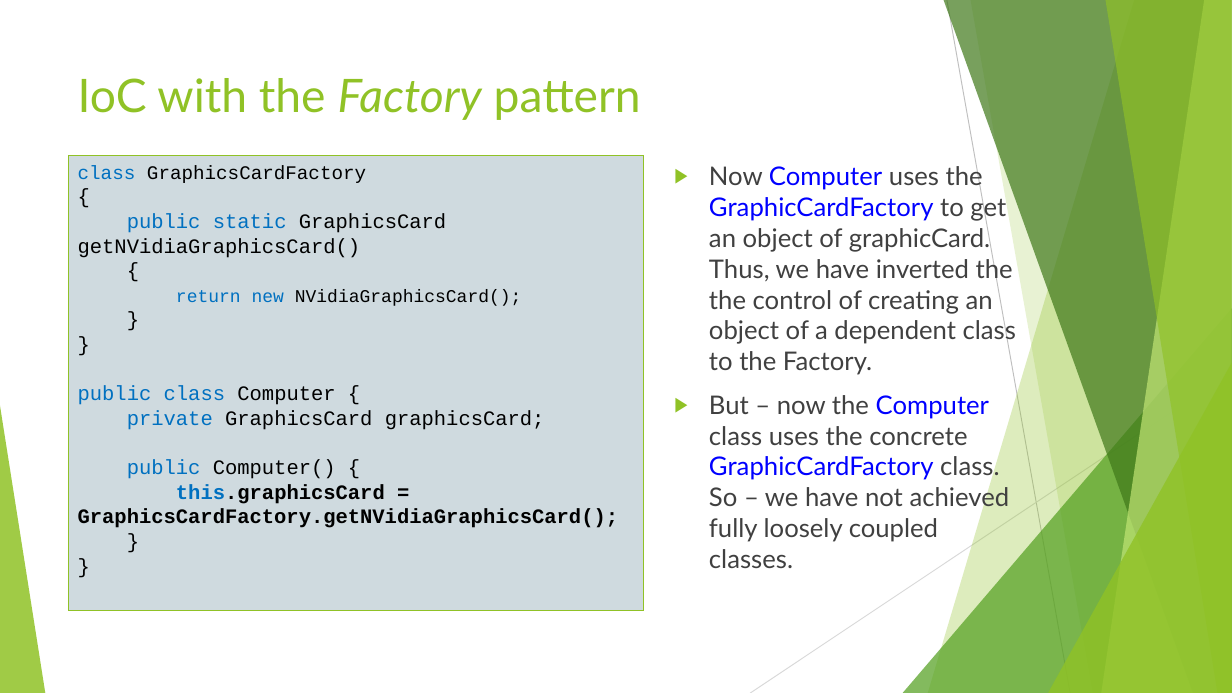
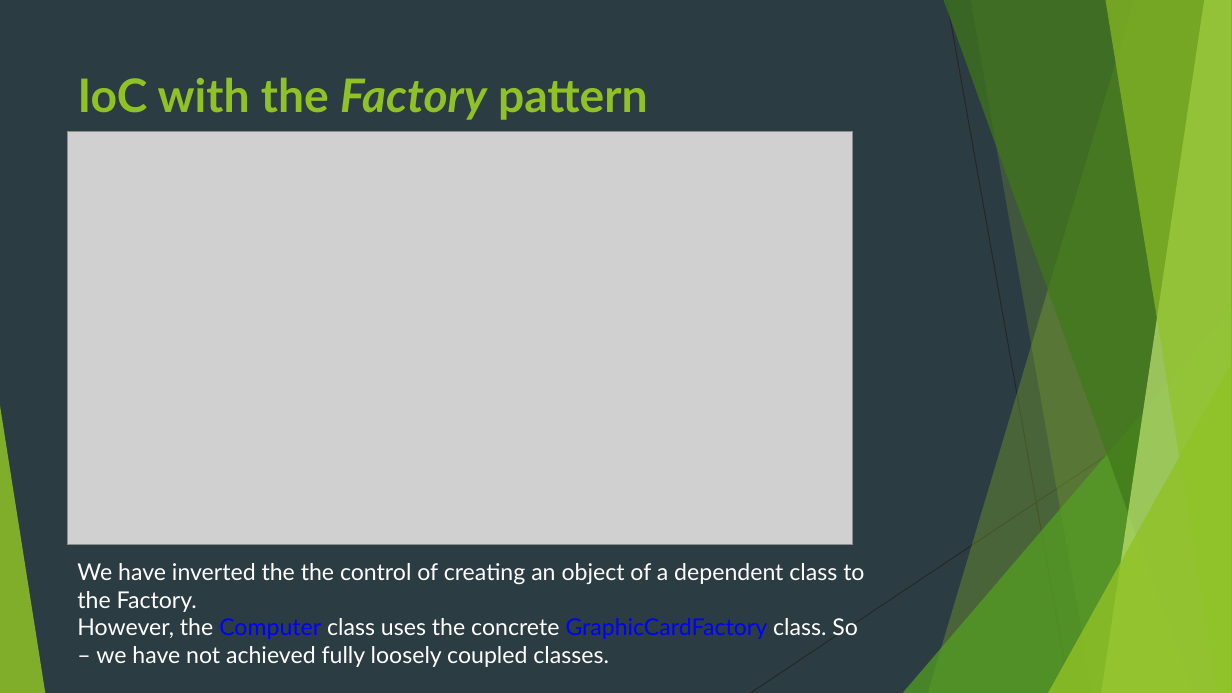
Before and after one commit to idanshal/sb-todo-app-tdp, a slide deck: slide 11 of course_data/presentations/practical_spring_boot_for_tdp.pptx (slide 12 before the commit). Drawn at 1232x693 pixels with LibreOffice and Linux fonts; fonts in the diff are those of the drawing; grey boxes stand for pictures. Boxes give left, top, right and bottom in pixels: in the first picture for what was removed or moved away, otherwise in the second. Text is boxed around its words. In the diff, an @@ line names an element or a change of style, - is before the commit and + after.

Commit message:
fix presentation

```diff
--- a/course_data/presentations/practical_spring_boot_for_tdp.pptx
+++ b/course_data/presentations/practical_spring_boot_for_tdp.pptx
@@ background #FFFFFF to #2C3C43 @@
@@ line (947, 0) - (1070, 693): stroke #BFBFBF 0.75 pt to #262626 0.75 pt @@
@@ title "IoC with the Factory pattern" at (78, 77, 648, 120): bold on @@
@@ picture added at (67, 131, 853, 544) @@
@@ text removed at (68, 155, 643, 610) @@
-class GraphicsCardFactory
-{
-public static GraphicsCard getNVidiaGraphicsCard()
-{
-return new NVidiaGraphicsCard();
-}
-}
-public class Computer {
-private GraphicsCard graphicsCard;
-public Computer() {
-this.graphicsCard = GraphicsCardFactory.getNVidiaGraphicsCard();
-}
-}
@@ line (1232, 372) - (750, 693): stroke #D9D9D9 0.75 pt to #262626 0.75 pt @@
@@ text at (77, 563, 864, 667): text changed; size 20 to 18 pt; text colour #404040 to #FFFFFF @@
-▶ Now Computer uses the GraphicCardFactory to get an object of graphicCard. Thus, we have inverted the the control of creating an object of a dependent class to the Factory.
-▶ But – now the Computer class uses the concrete GraphicCardFactory class. So – we have not achieved fully loosely coupled classes.
+We have inverted the the control of creating an object of a dependent class to the Factory.
+However, the Computer class uses the concrete GraphicCardFactory class. So – we have not achieved fully loosely coupled classes.
```
Also in this commit, not shown: 12 other slides changed, 1 slide removed.
